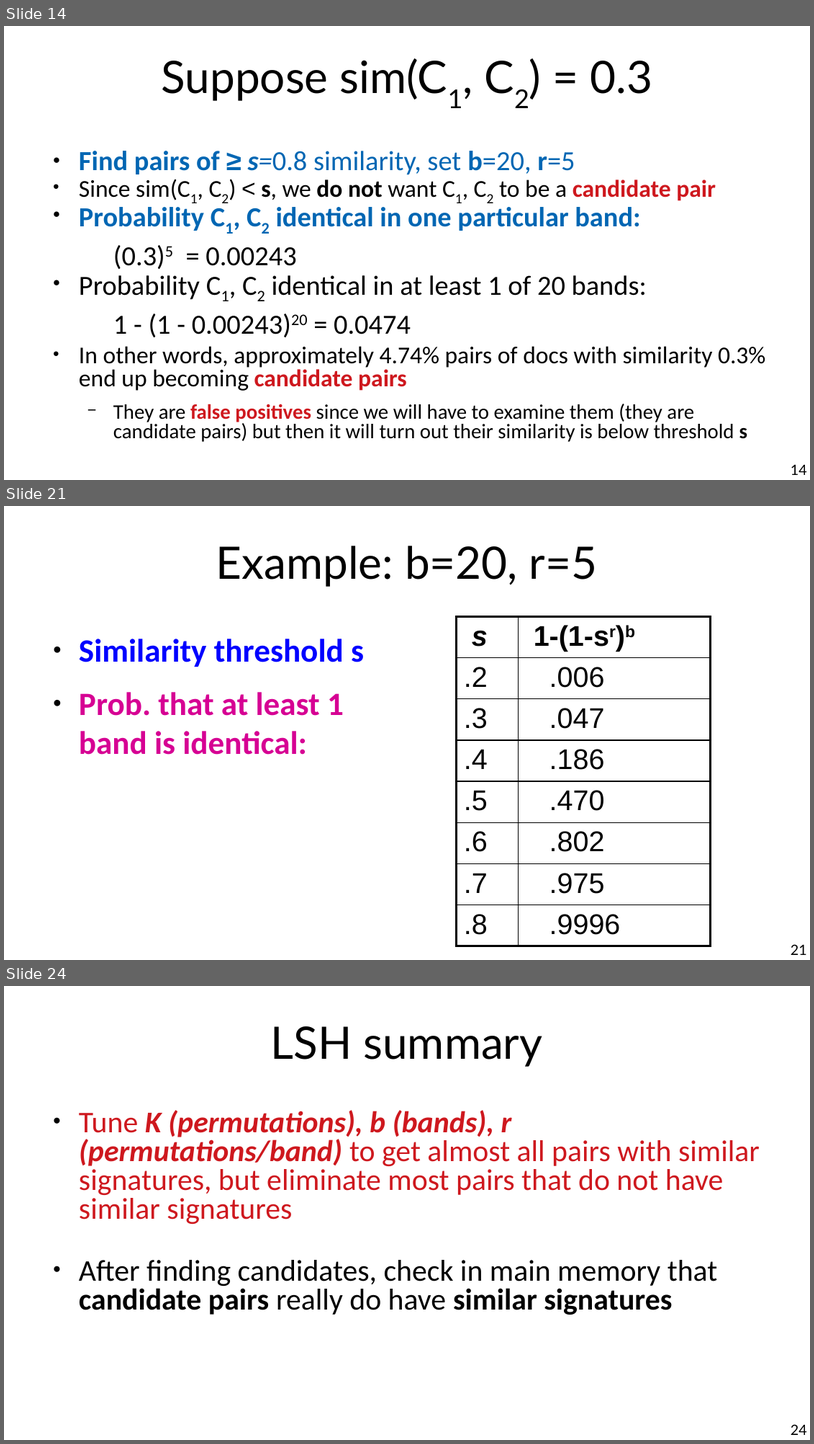
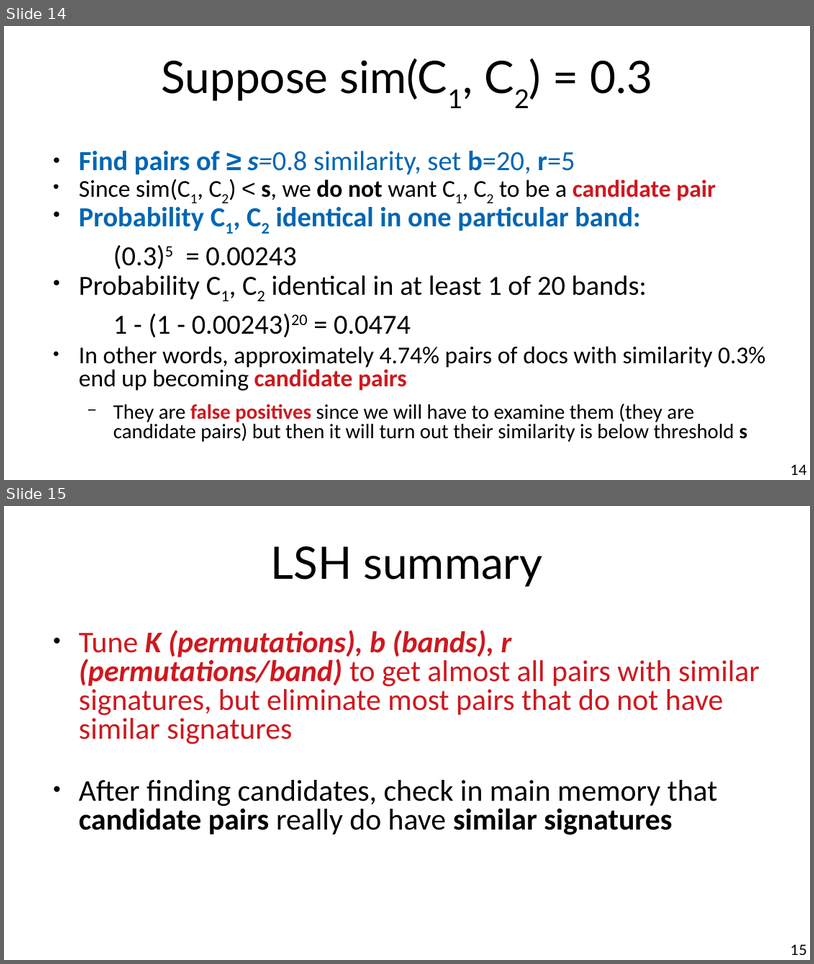
Before and after one commit to marco-calautti/data-mining-course, a slide deck: theory/tt09_locality_sensitive_hashing.odp. Shown one above the other, each under a label of ours: slides 14, 21 and 24 before the commit, slides 14 and 15 after it; the slides between them are not shown. The pictures are 814x1444 and 814x964 pixels, drawn with LibreOffice and Linux fonts; fonts in the diff are those of the drawing. Boxes give left, top, right and bottom in pixels: in the first picture for what was removed or moved away, otherwise in the second. Text is boxed around its words. In the diff, an @@ line names an element or a change of style, - is before the commit and + after.

```diff
--- a/theory/tt09_locality_sensitive_hashing.odp
+++ b/theory/tt09_locality_sensitive_hashing.odp
@@ slide 21 removed at [4, 506, 810, 960], background #FFFFFF @@
@@ title removed at [216, 546, 598, 587] @@
-Example: b=20, r=5
@@ table removed at [457, 616, 711, 946], 8 rows, 2 columns @@
-s | 1-(1-sr)b
-.2 | .006
-.3 | .047
-.4 | .186
-.5 | .470
-.6 | .802
-.7 | .975
-.8 | .9996
@@ text removed at [79, 638, 364, 754] @@
-● Similarity threshold s
-● Prob. that at least 1 band is identical:
@@ page number removed at [791, 944, 808, 955] @@
-21
@@ what was slide 24 is now slide 15 @@
@@ page number at [791, 944, 808, 955]: text changed @@
-24
+15
```
Also in this commit, not shown: 8 other slides removed, 3 other files.
